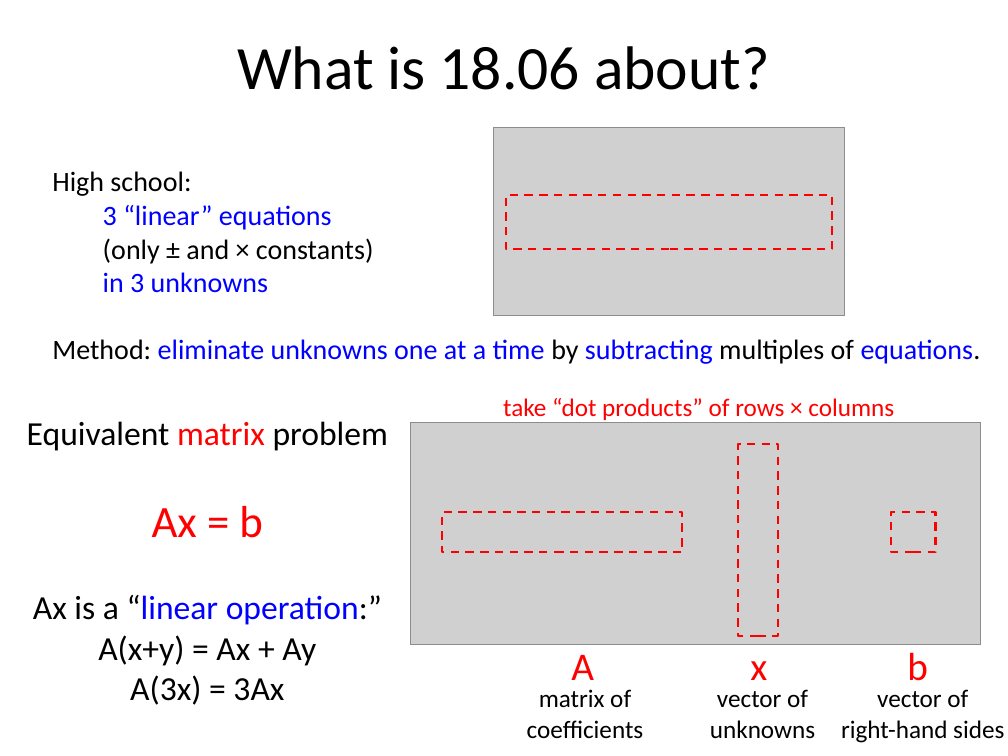
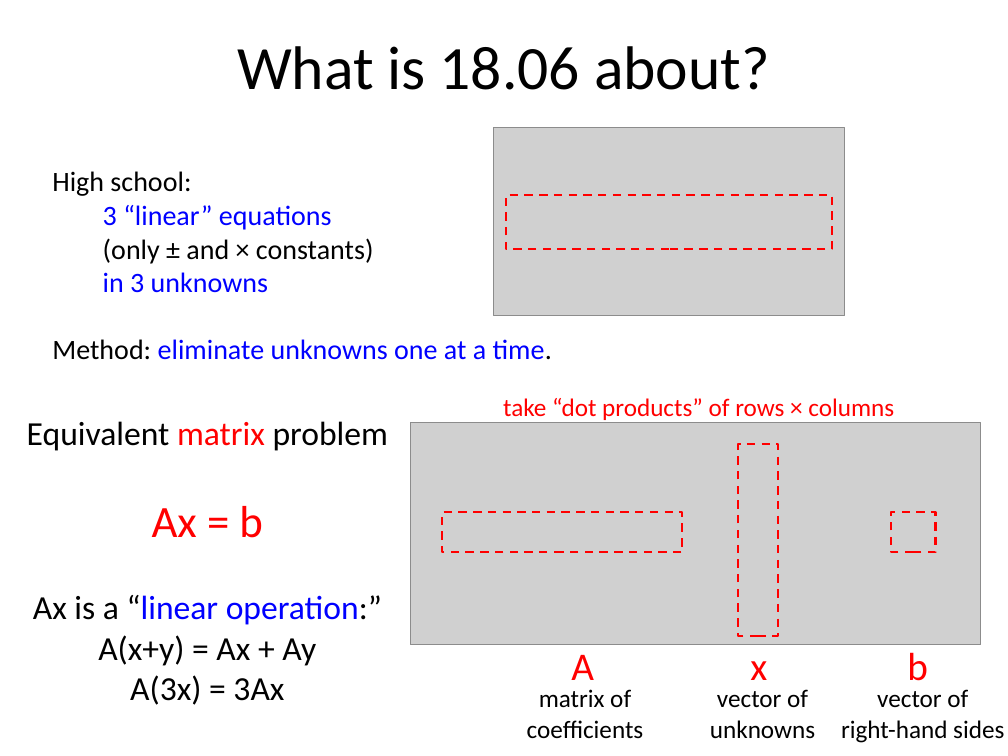
Before and after one commit to mitmath/1806, a slide deck: slide 5 of lectures/lecture1/overview.pptx. Drawn at 1008x756 pixels with LibreOffice and Linux fonts; fonts in the diff are those of the drawing; grey boxes stand for pictures. Boxes give left, top, right and bottom in pixels: in the first picture for what was removed or moved away, otherwise in the second. Text is boxed around its words. In the diff, an @@ line names an element or a change of style, - is before the commit and + after.

```diff
--- a/lectures/lecture1/overview.pptx
+++ b/lectures/lecture1/overview.pptx
@@ text at [52, 339, 552, 360]: text changed @@
-Method: eliminate unknowns one at a time by subtracting multiples of equations.
+Method: eliminate unknowns one at a time.
```
Also in this commit, not shown: 1 other file.
